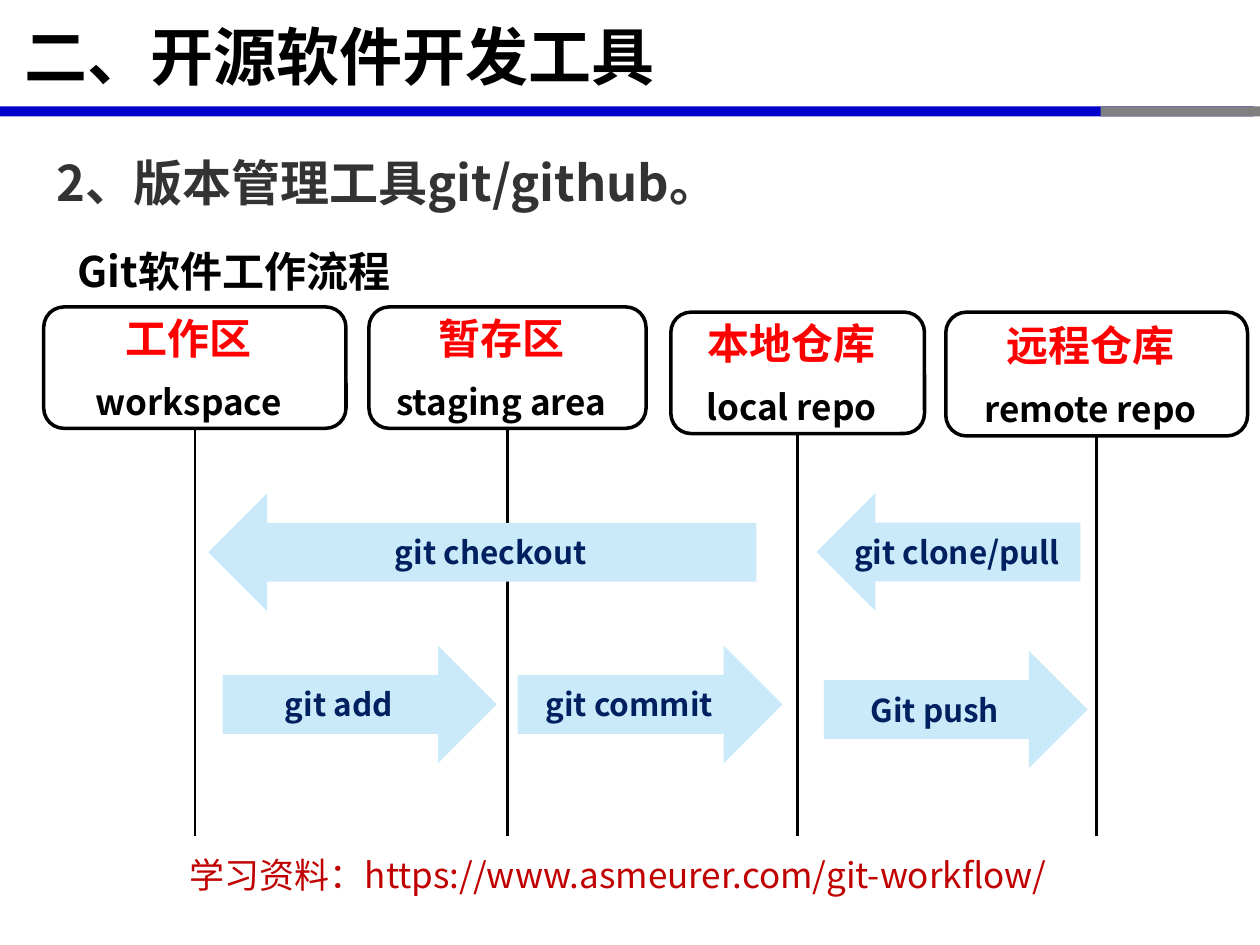
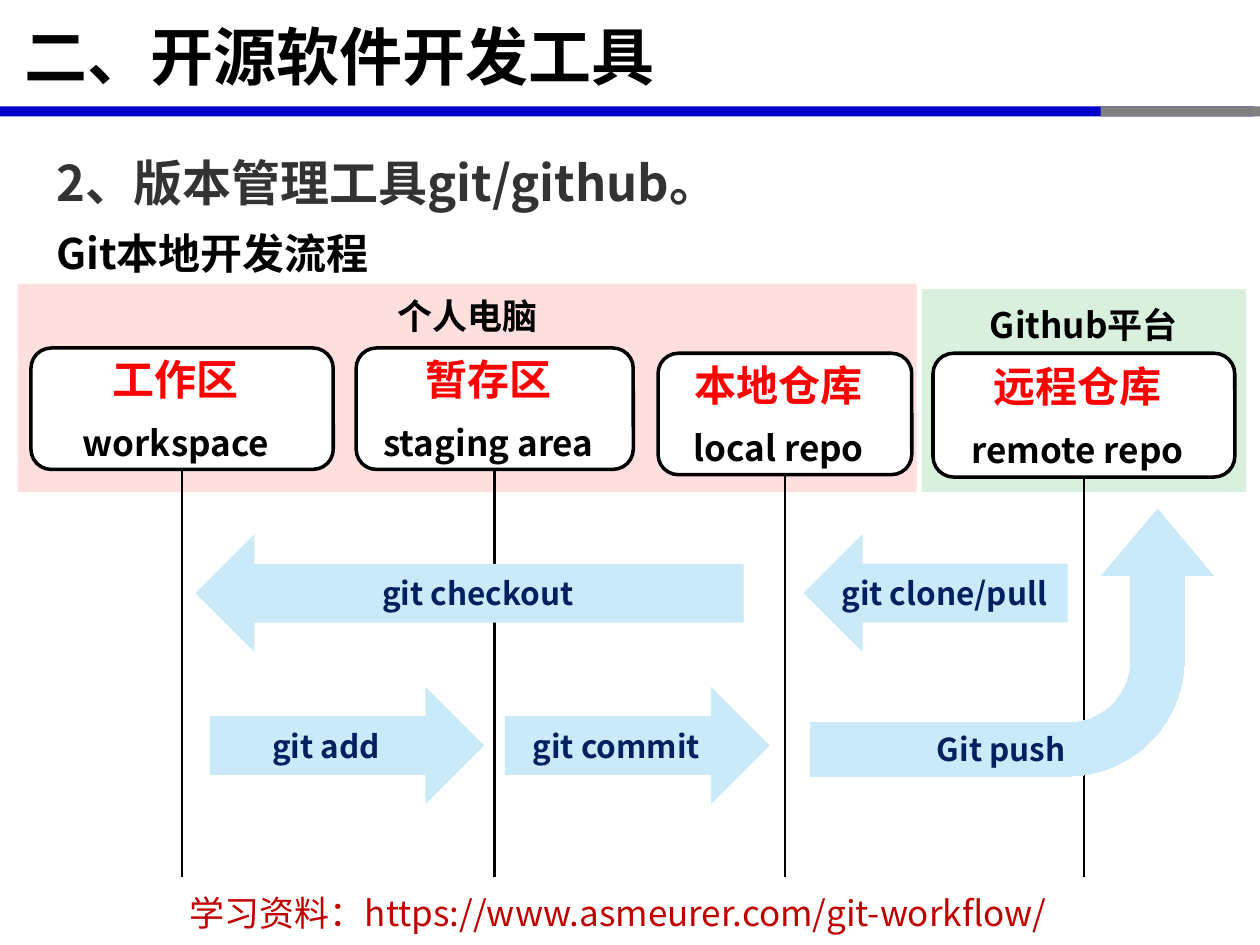
Before and after one commit to xinluo2018/open-source-gis-course, a slide deck: slide 19 of 第3章-开源GIS软件开发环境-6课时/第3章-开源GIS软件开发环境-Python开发环境配置-4学时.pptx. Drawn at 1260x945 pixels with LibreOffice and Linux fonts; fonts in the diff are those of the drawing. Boxes give left, top, right and bottom in pixels: in the first picture for what was removed or moved away, otherwise in the second. Text is boxed around its words. In the diff, an @@ line names an element or a change of style, - is before the commit and + after.

```diff
--- a/第3章-开源GIS软件开发环境-6课时/第3章-开源GIS软件开发环境-Python开发环境配置-4学时.pptx
+++ b/第3章-开源GIS软件开发环境-6课时/第3章-开源GIS软件开发环境-Python开发环境配置-4学时.pptx
@@ text at bbox=[56, 233, 369, 273]: text changed @@
-Git软件工作流程
+Git本地开发流程
@@ rectangle added at bbox=[18, 284, 916, 493], fill #FFCCCC at 63% opacity @@
@@ text added at bbox=[397, 299, 537, 332], 20 pt, text #000000, bold @@
+个人电脑
@@ rectangle added at bbox=[922, 289, 1246, 491], fill #C3E8CC at 63% opacity @@
@@ text added at bbox=[990, 308, 1178, 341], 20 pt, text #000000, bold @@
+Github平台
@@ 4 rounded rectangles, 2 lines, 1 right arrow: place and size @@
-4 rounded rectangles, 2 lines, 1 right arrow at bbox=[44, 307, 1249, 835]
+4 rounded rectangles, 2 lines, 1 right arrow at bbox=[32, 348, 1236, 877]
@@ 3 right arrows, 2 lines: place and size @@
-3 right arrows, 2 lines at bbox=[208, 428, 798, 835]
+3 right arrows, 2 lines at bbox=[195, 470, 785, 877]
@@ bent arrow added at bbox=[810, 509, 1213, 776], fill #CAEAFA, outline #CAEAFA 0.75 pt @@
@@ text "Git push": place and size @@
-text "Git push" at bbox=[824, 650, 1087, 767]
+text "Git push" at bbox=[937, 735, 1065, 768]
@@ text "Git push" at bbox=[937, 735, 1065, 768]: vertical alignment middle to top; fill #CAEAFA to none @@
@@ text "学习资料：https://www.asmeurer.com/git-workflow/": place and size @@
-text "学习资料：https://www.asmeurer.com/git-workflow/" at bbox=[189, 858, 1046, 897]
+text "学习资料：https://www.asmeurer.com/git-workflow/" at bbox=[189, 896, 1046, 935]
```
Also in this commit, not shown: 3 other slides changed, 3 other files.
